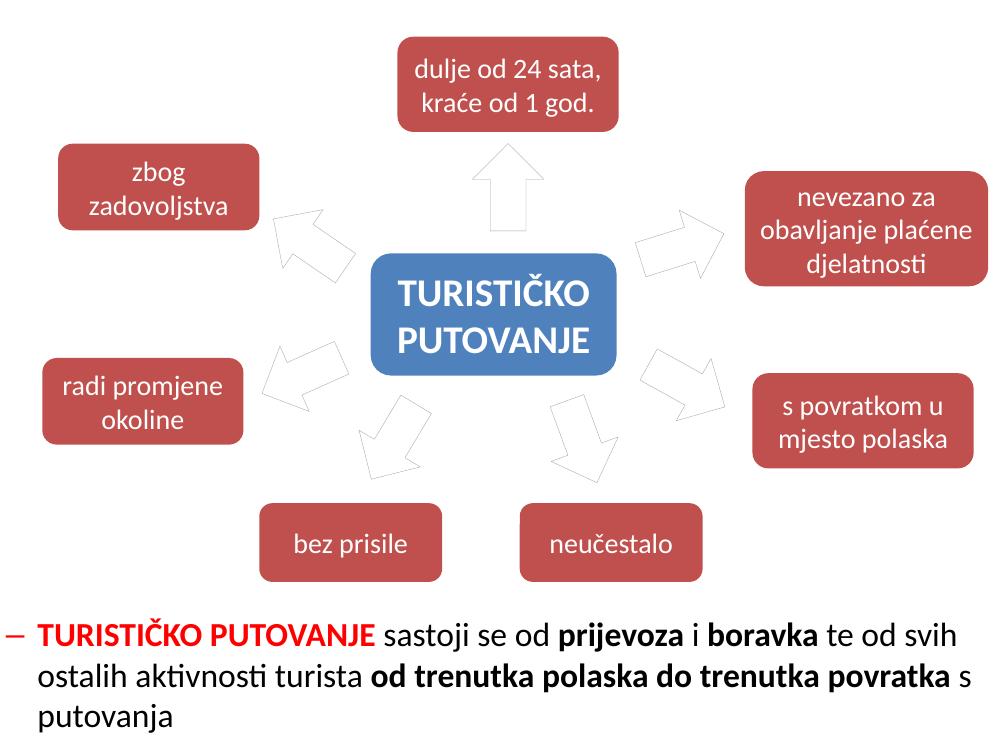
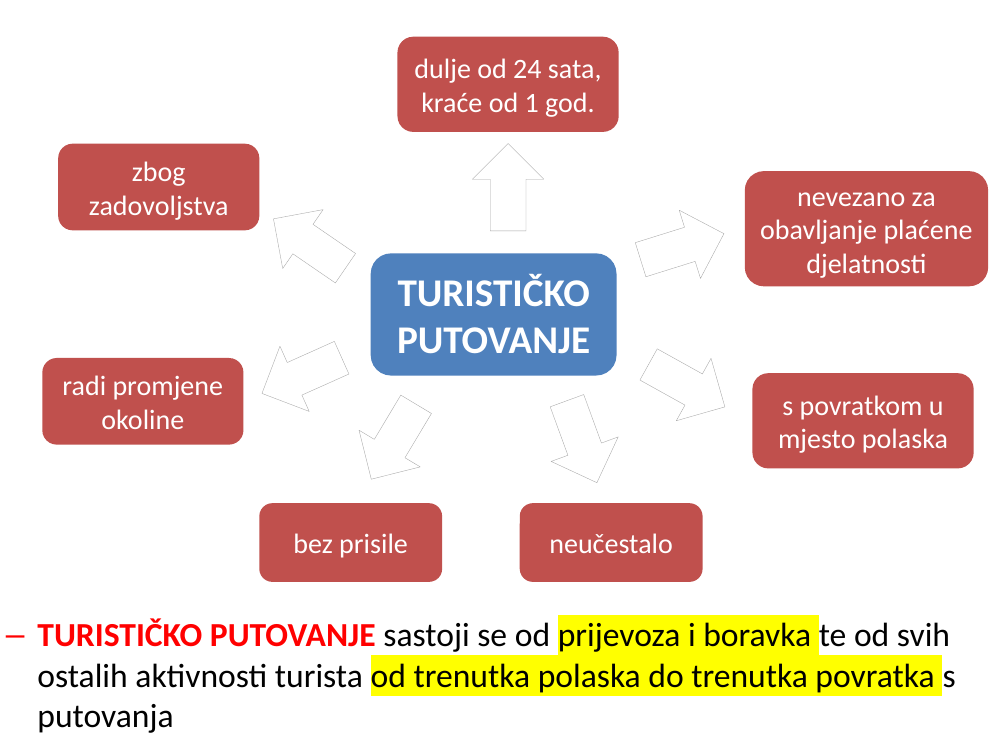
Before and after one commit to cornx/print, a slide deck: slide 12 of data/prezentacije/osnove_turizma/001_Turizam_uvod.pptx (slide 11 before the commit). Drawn at 1008x756 pixels with LibreOffice and Linux fonts; fonts in the diff are those of the drawing. Boxes give left, top, right and bottom in pixels: in the first picture for what was removed or moved away, otherwise in the second. Text is boxed around its words. In the diff, an @@ line names an element or a change of style, - is before the commit and + after.

```diff
--- a/data/prezentacije/osnove_turizma/001_Turizam_uvod.pptx
+++ b/data/prezentacije/osnove_turizma/001_Turizam_uvod.pptx
@@ text "TURISTIČKO PUTOVANJE sastoji se od ..." at [37, 619, 956, 733]: highlight none to #FFFF00 in "prijevoza i boravka od trenutka polaska do ..."; bold off in "prijevoza boravka od trenutka polaska do trenutka ..." @@
```
Also in this commit, not shown: 4 other slides changed, 1 slide added.
